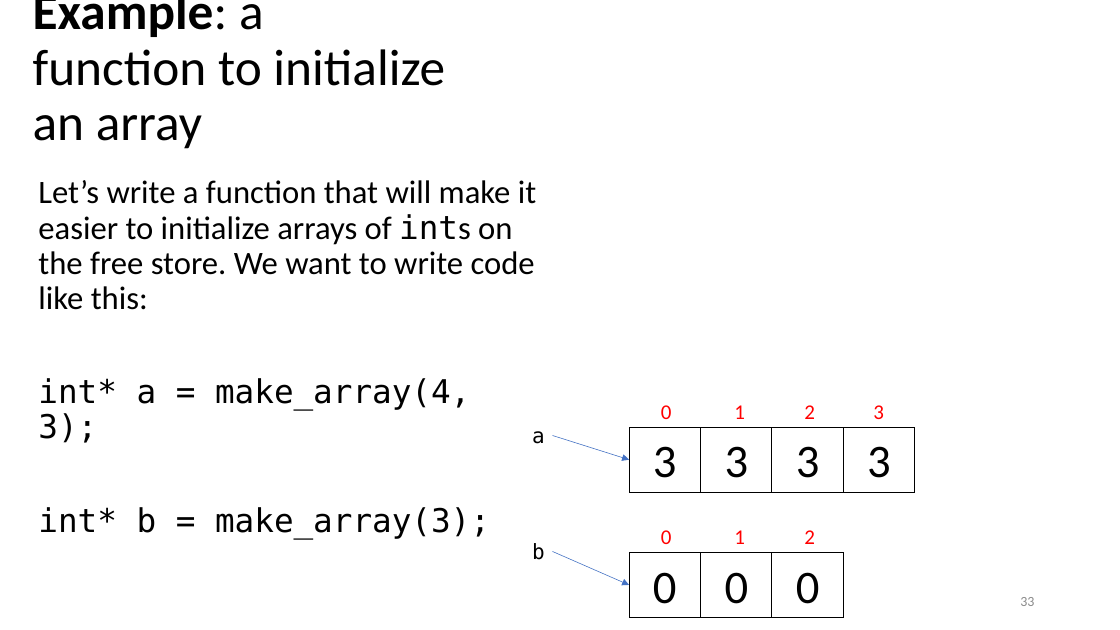
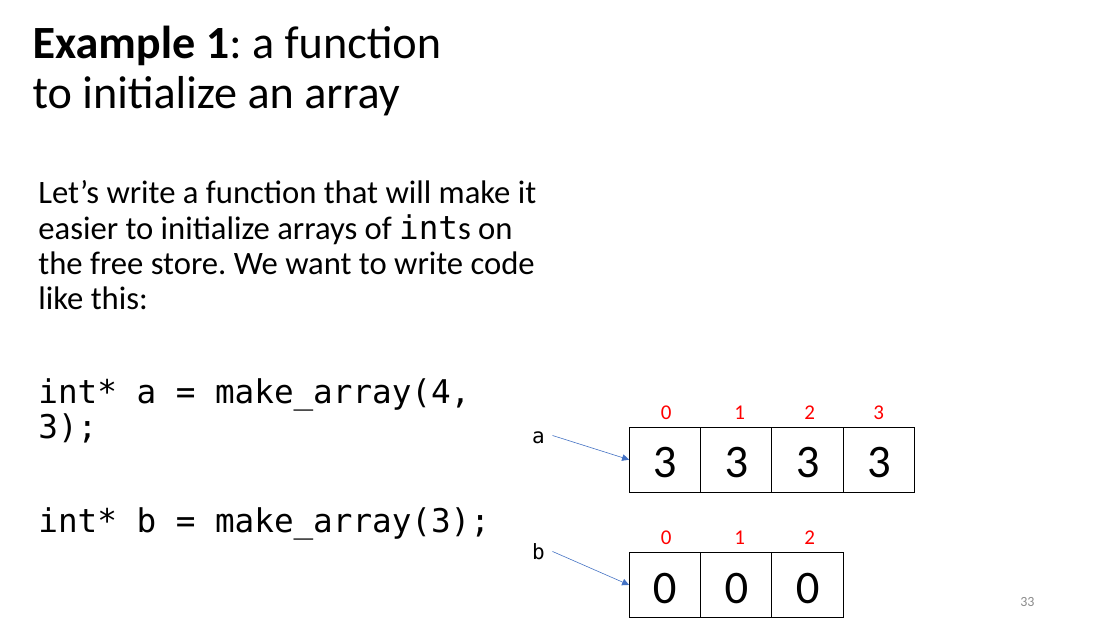
Before and after one commit to tjd1234/cmpt135spring2024, a slide deck: slide 33 of sample_code/week3/week3_cmpt135.pptx. Drawn at 1120x630 pixels with LibreOffice and Linux fonts; fonts in the diff are those of the drawing. Boxes give left, top, right and bottom in pixels: in the first picture for what was removed or moved away, otherwise in the second. Text is boxed around its words. In the diff, an @@ line names an element or a change of style, - is before the commit and + after.

```diff
--- a/sample_code/week3/week3_cmpt135.pptx
+++ b/sample_code/week3/week3_cmpt135.pptx
@@ title at box(33, 25, 441, 116): text changed; size 44 to 39.6 pt @@
-Example: a function to initialize an array
+Example 1: a function to initialize an array
```
Also in this commit, not shown: 15 other slides changed, 3 slides added, 1 slide removed, 2 other files.
